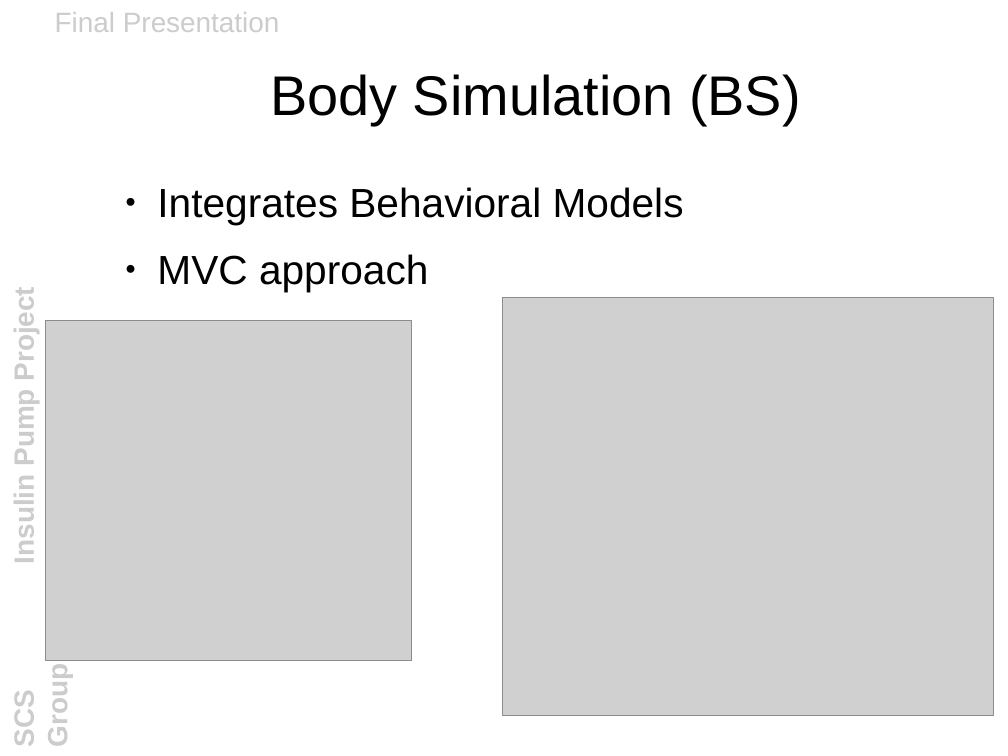
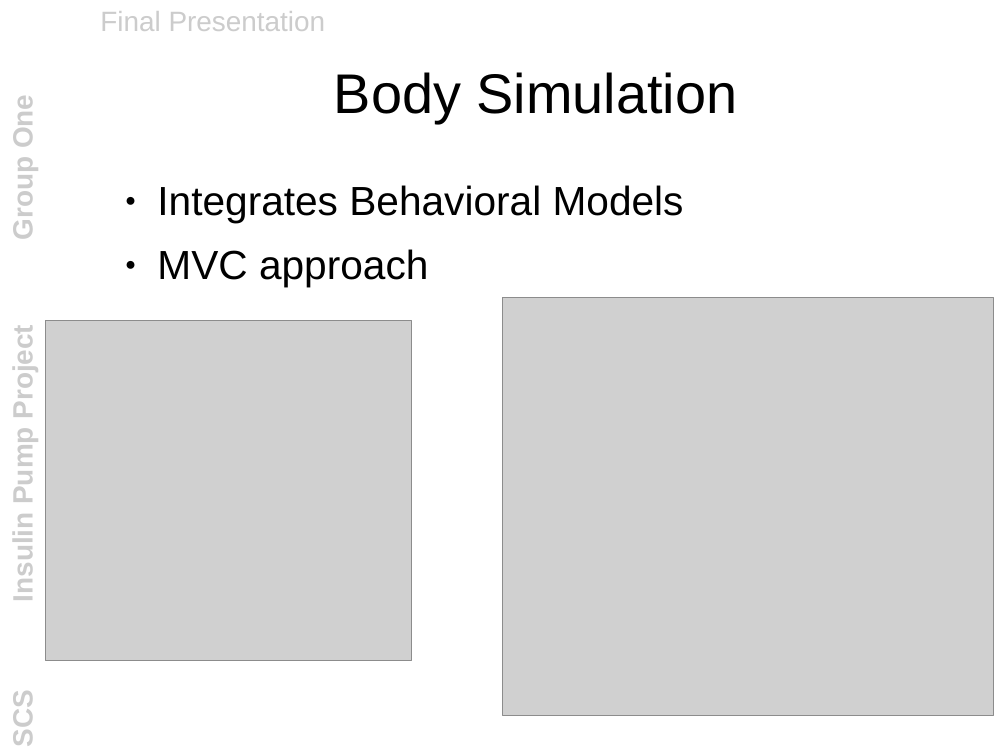
Before and after one commit to lan666asr9tt5n/mrsunjava6, a slide deck: slide 6 of documentation/other_files/final_presentation.odp. Drawn at 1008x756 pixels with LibreOffice and Linux fonts; fonts in the diff are those of the drawing; grey boxes stand for pictures; background and template pictures are left out. Boxes give left, top, right and bottom in pixels: in the first picture for what was removed or moved away, otherwise in the second. Text is boxed around its words. In the diff, an @@ line names an element or a change of style, - is before the commit and + after.

```diff
--- a/documentation/other_files/final_presentation.odp
+++ b/documentation/other_files/final_presentation.odp
@@ line spacing 1 to 0.93 in 3 elements at <box>7,100,38,746</box>, <box>157,185,684,287</box>, <box>100,11,326,31</box> @@
@@ text "Final Presentation": place and size @@
-text "Final Presentation" at <box>55,12,280,32</box>
+text "Final Presentation" at <box>100,11,326,31</box>
@@ title at <box>334,72,738,123</box>: text changed @@
-Body Simulation (BS)
+Body Simulation
```
Also in this commit, not shown: 8 other slides changed, 1 slide added, 1 other file.
